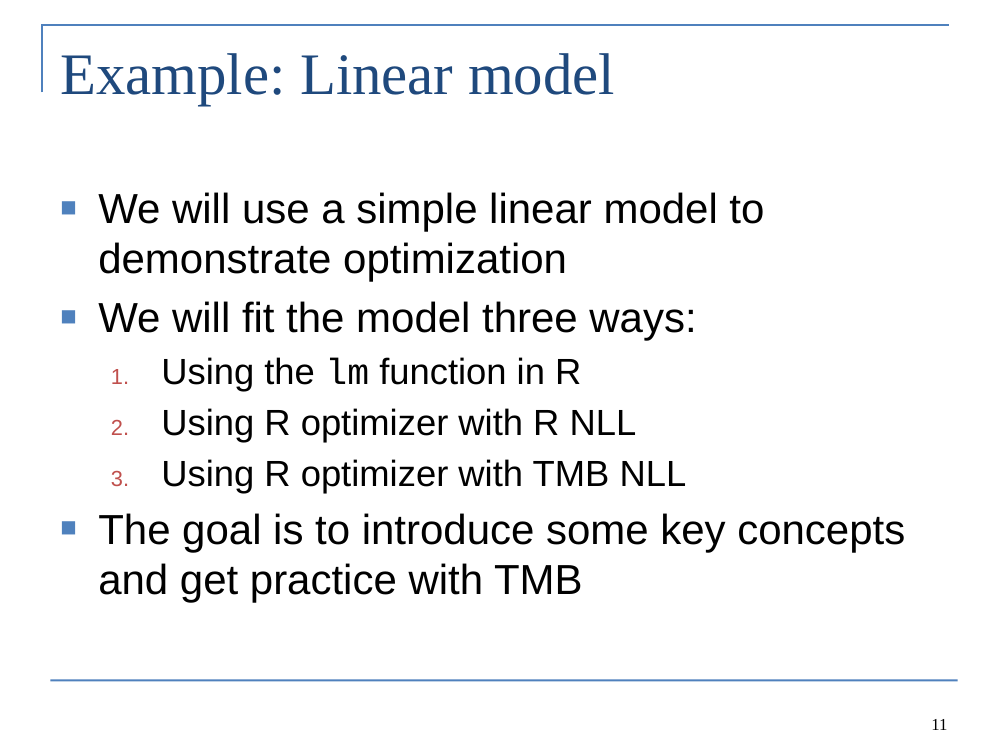
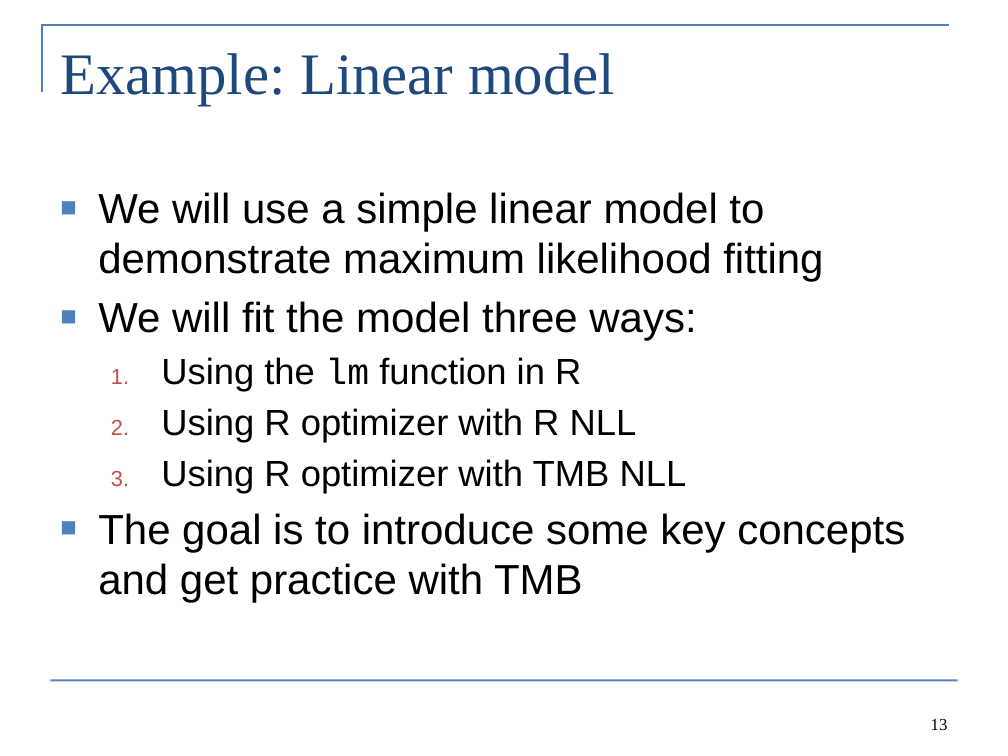
Before and after one commit to Cole-Monnahan-NOAA/tmb_workshop, a slide deck: slide 13 of day2/lecture2_maximum_likelihood_eng.pptx (slide 11 before the commit). Drawn at 1008x756 pixels with LibreOffice and Linux fonts; fonts in the diff are those of the drawing. Boxes give left, top, right and bottom in pixels: in the first picture for what was removed or moved away, otherwise in the second. Text is boxed around its words. In the diff, an @@ line names an element or a change of style, - is before the commit and + after.

```diff
--- a/day2/lecture2_maximum_likelihood_eng.pptx
+++ b/day2/lecture2_maximum_likelihood_eng.pptx
@@ text at bbox=[98, 192, 823, 282]: text changed @@
-■ We will use a simple linear model to demonstrate optimization
+■ We will use a simple linear model to demonstrate maximum likelihood fitting
@@ page number at bbox=[931, 719, 948, 730]: text changed @@
-11
+13
```
Also in this commit, not shown: 6 other slides changed, 3 slides added, 1 slide removed, 2 other files.
